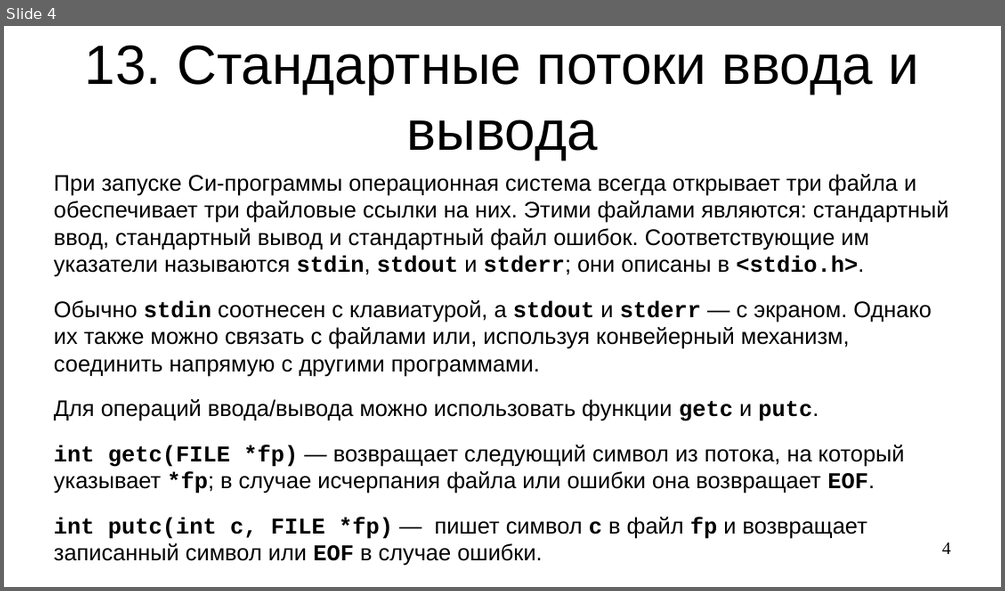
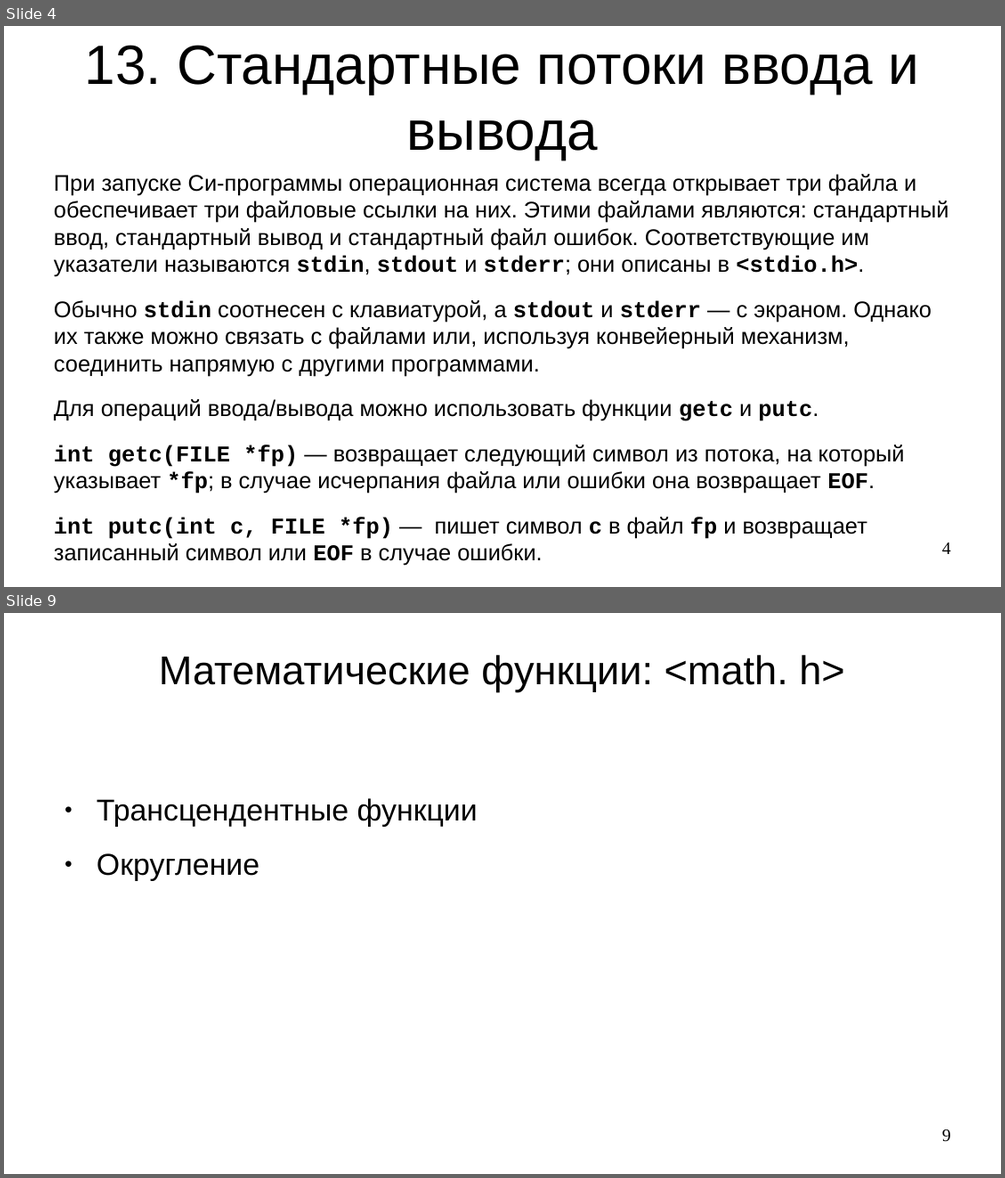
Before and after one commit to steelcraft/stud-lab, a slide deck: Лекции/CBCP01#L8.odp. Shown one above the other, each under a label of ours: slide 4 before the commit, slides 4 and 9 after it; the slides between them are not shown. The pictures are 1005x591 and 1005x1178 pixels, drawn with LibreOffice and Linux fonts; fonts in the diff are those of the drawing. Boxes give left, top, right and bottom in pixels: in the first picture for what was removed or moved away, otherwise in the second. Text is boxed around its words. In the diff, an @@ line names an element or a change of style, - is before the commit and + after.

```diff
--- a/Лекции/CBCP01#L8.odp
+++ b/Лекции/CBCP01#L8.odp
@@ slide 9 added at bbox=[4, 613, 1001, 1174], background #FFFFFF @@
@@ title added at bbox=[159, 655, 844, 692], 32 pt, text #000000 @@
+Математические функции: <math. h>
@@ text added at bbox=[97, 798, 477, 881], 24 pt, text #000000 @@
+● Трансцендентные функции
+● Округление
@@ page number added at bbox=[942, 1129, 951, 1142], 14 pt, text #000000 @@
+9
```
Also in this commit, not shown: 1 slide changed, 8 other slides added.
